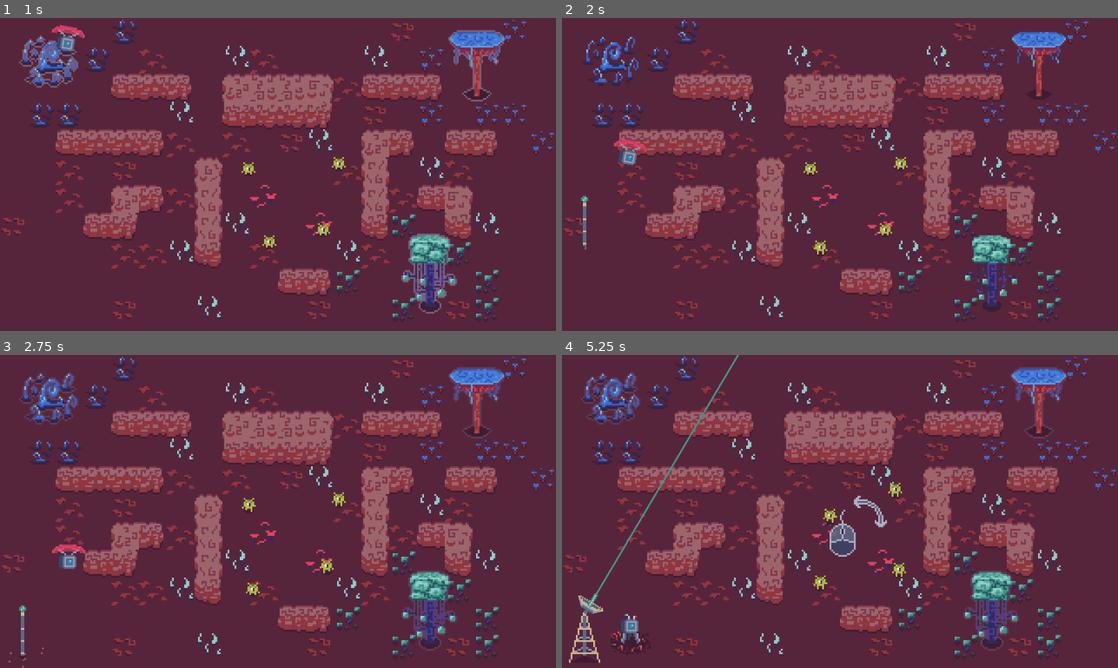
Above: before the commit, frames 1-4 (two rows, left to right).
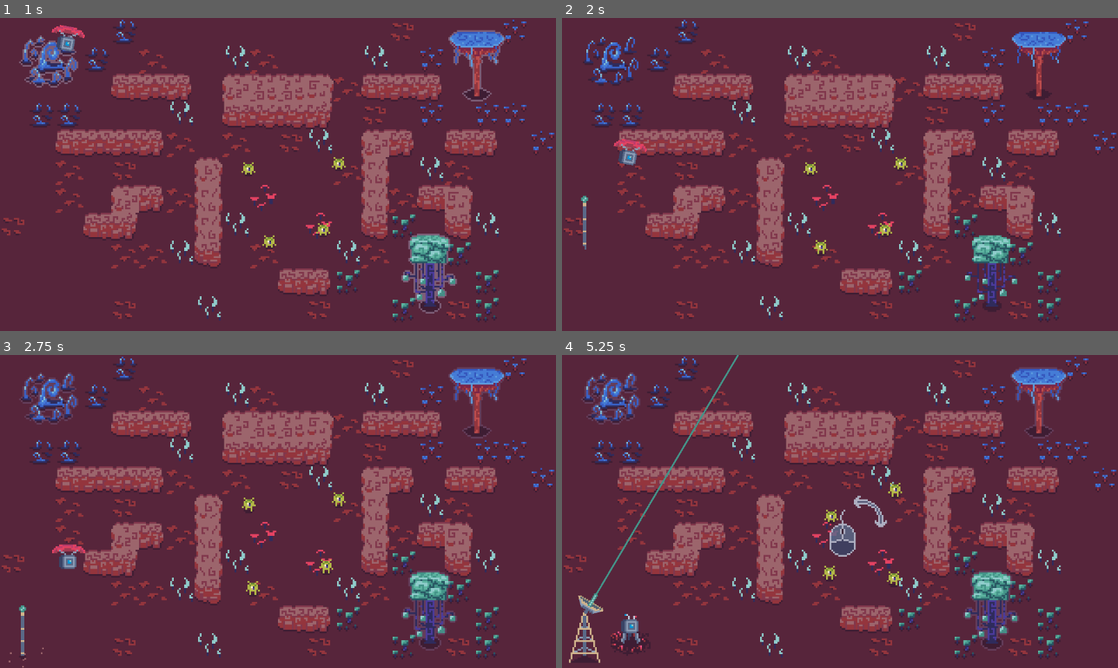
Above: after the commit, the same moments.

Repository: YannVeld/LD59
Game: Godot game, scene res://game_menu.tscn
Same seed, same stepped clock (60 frames per second), same inputs: the game is played once before the commit and once after it.
Inputs (mouse positions are in pixels of both pictures, inside the frame that each line leads up to):
- Up to frame 1 (1 s): click (266, 71) at 0.5 s
- Up to frame 2 (2 s): tap Enter at 1.25 s; move the mouse to (962, 158) at 1.27 s; hold D (move_right) from 1.28 s (still down)
- Up to frame 3 (2.75 s): move the mouse to (166, 527) at 2.02 s; release D (move_right) at 2.03 s; hold Down (move_down) from 2.03 s (still down)
- Up to frame 4 (5.25 s): move the mouse to (895, 442) at 2.77 s; release Down (move_down) at 2.78 s; hold D (move_right) 2.78-3.53 s; move the mouse to (812, 574) at 3.52 s; hold Up (move_up) 3.53-4.28 s; move the mouse to (1006, 558) at 4.27 s; hold A (move_left) from 4.28 s (still down); move the mouse to (673, 464) at 5.02 s

Frame 1 is identical in both runs. In frame 2, less than 0.1% of the frame differs, in the area x 45-48%, y 70-76%; in frame 3, 0.1%; in frame 4, 0.4%, in the area x 45-62%, y 49-76%.
Error in both runs: Invalid call. Nonexistent function 'play_sound' in base 'previously freed'. (res://Scripts/tower_landing.gd:63)

Commit message:
Aliens now jump (I already had the animation)

Diff:
--- a/Scenes/alien_green.tscn
+++ b/Scenes/alien_green.tscn
@@ -143,9 +143,11 @@
 
 [node name="AnimatedSprite2D" type="AnimatedSprite2D" parent="." unique_id=1234046396]
 sprite_frames = SubResource("SpriteFrames_xm42n")
-animation = &"walk"
+animation = &"jump"
 autoplay = "idle"
 
 [node name="CollisionShape2D" type="CollisionShape2D" parent="." unique_id=885341486]
 position = Vector2(0, 2)
 shape = SubResource("CircleShape2D_hx44q")
+
+[connection signal="animation_looped" from="AnimatedSprite2D" to="." method="_on_animated_sprite_2d_animation_looped"]
--- a/Scripts/alien.gd
+++ b/Scripts/alien.gd
@@ -7,11 +7,19 @@
 
 const DISTANCE_DELTA: float = 2.0
 
+const JUMP_CHANCE: float = 0.25
+const MIN_JUMPS_COUNT: int = 2
+const MAX_JUMPS_COUNT: int = 4
+
+
 var _target_position: Vector2
 var _orig_position: Vector2
 var _wander_timer: float
 var _wander_time: float
 var velocity: Vector2 = Vector2.ZERO
+
+var _is_jumping: bool = false
+var _jumps_to_go: int = 3
 
 @onready var _my_animator: AnimatedSprite2D = $AnimatedSprite2D
 
@@ -29,14 +37,18 @@
 	_wander_time = randf_range(MIN_TIME_BETWEEN_WANDERING, MAX_TIME_BETWEEN_WANDERING)
 	_wander_timer = randf_range(0, MIN_TIME_BETWEEN_WANDERING)
 
-# Called every frame. 'delta' is the elapsed time since the previous frame.
-func _process(delta: float) -> void:
+func _make_new_decision() -> void:
+	if (randf() <= JUMP_CHANCE) and not _is_jumping:
+		_is_jumping = true
+		_jumps_to_go = randi_range(MIN_JUMPS_COUNT, MAX_JUMPS_COUNT)
+		_my_animator.play("jump")
+
+	_wander_timer = 0.0
+	_wander_time = randf_range(MIN_TIME_BETWEEN_WANDERING, MAX_TIME_BETWEEN_WANDERING)
+	_target_position = _get_random_wander_position()
+
+func _do_wander(delta: float) -> void:
 	_wander_timer += delta
-
-	if _wander_timer >= _wander_time:
-		_wander_timer = 0.0
-		_wander_time = randf_range(MIN_TIME_BETWEEN_WANDERING, MAX_TIME_BETWEEN_WANDERING)
-		_target_position = _get_random_wander_position()
 
 	var _vec_to_target = _target_position - position
 	var _dist_to_target = _vec_to_target.length()
@@ -51,3 +63,19 @@
 		_my_animator.play("idle")
 	else:
 		_my_animator.play("walk")
+
+
+# Called every frame. 'delta' is the elapsed time since the previous frame.
+func _process(delta: float) -> void:
+	if _wander_timer >= _wander_time:
+		_make_new_decision()
+
+	if not _is_jumping:
+		_do_wander(delta)
+
+func _on_animated_sprite_2d_animation_looped() -> void:
+	if _my_animator.animation != "jump": return
+
+	_jumps_to_go -= 1
+	if _jumps_to_go <= 0:
+		_is_jumping = false
